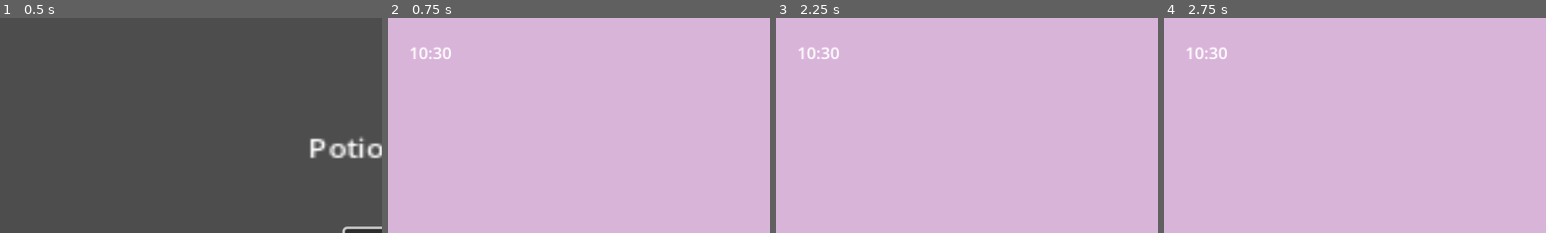
Above: before the commit, frames 1-4 (left to right).
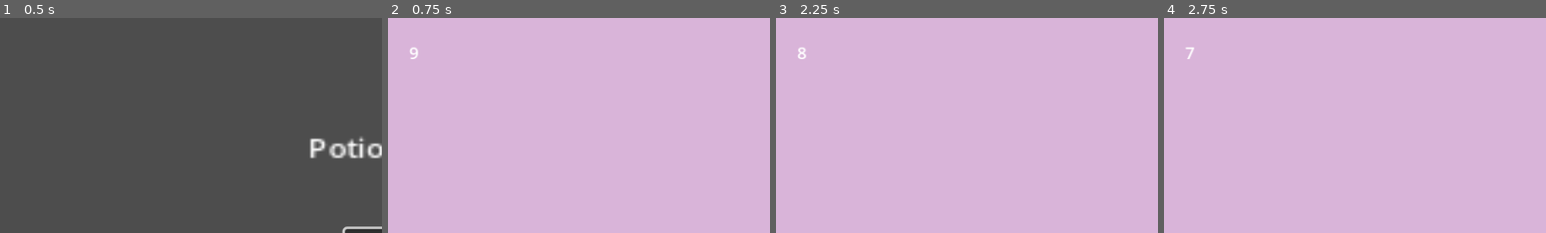
Above: after the commit, the same moments.

Repository: emeryplyler/potionbar
Game: Godot game, scene res://scenes/menu.tscn
The game is run twice, just before and just after one commit, with the same random seed, the same clock (stepped at 60 frames per second) and the same inputs.
Inputs (mouse positions are % of the whole screen's width and height, from its top left):
- Up to frame 1 (0.5 s): no input
- Up to frame 2 (0.75 s): click "Start" at 0.5 s
- Up to frame 3 (2.25 s): click (90, 81) at 1.25 s; click (90, 81) at 2 s
- Up to frame 4 (2.75 s): no input
The pictures show only the part of the screen within x 0-50%, y 0-50%; the shares and areas given below are measured in that part.

Frame 1 is identical in both runs. In frame 2, 0.3% of the frame differs, in the area x 5-17%, y 13-20%; in frame 3, 0.3%; in frame 4, 0.3%.

Commit message:
bar scene clock displays time

Diff:
--- a/Scripts/UI/Clock.gd
+++ b/Scripts/UI/Clock.gd
@@ -1,14 +1,20 @@
 extends Node2D
 @onready var timer = $Timer
+var current_time = 0 # global var to tell what time it is
 
-# Called when the node enters the scene tree for the first time.
 func _ready():
-	pass # Replace with function body.
+	pass
 
 
-# Called every frame. 'delta' is the elapsed time since the previous frame.
 func _process(delta):
-	pass
+	if timer.time_left != 0: # if timer is running
+		current_time = displayTime()
 
-func startTimer():
-	timer.start()
+
+func displayTime():
+	var seconds = floor(timer.time_left)
+	return seconds
+
+
+func _on_timeout():
+	print("Timed out")
--- a/project.godot
+++ b/project.godot
@@ -15,6 +15,10 @@
 config/features=PackedStringArray("4.2", "Mobile")
 config/icon="res://icon.svg"
 
+[autoload]
+
+Clock="*res://scenes/Clock.tscn"
+
 [display]
 
 window/stretch/mode="canvas_items"
--- a/scenes/BarScene.gd
+++ b/scenes/BarScene.gd
@@ -3,16 +3,25 @@
 var Customers: Array
 @export var customer_scene: PackedScene
 var num_customers
-var clock
+@onready var clock = get_node("/root/Clock")
+@onready var clock_display = get_node("UI/Clock")
 
 # Called when the node enters the scene tree for the first time.
 func _ready():
 	num_customers = 0
-	clock = get_node("/root/scenes/Clock")
+	if clock == null:
+		print("Clock Not Found")
+	else:
+		print("Clock!")
+
+	if clock.get_child(0).time_left == 0: # restart timer if timed out
+		clock.get_child(0).start()
 
 
 # Called every frame. 'delta' is the elapsed time since the previous frame.
 func _process(delta):
+	clock_display.text = str(clock.current_time)
+
 	if num_customers == 0:
 		pass
 
--- a/scenes/Clock.tscn
+++ b/scenes/Clock.tscn
@@ -6,5 +6,7 @@
 script = ExtResource("1_27tmd")
 
 [node name="Timer" type="Timer" parent="."]
-wait_time = 60.0
+wait_time = 10.0
 one_shot = true
+
+[connection signal="timeout" from="Timer" to="." method="_on_timeout"]
